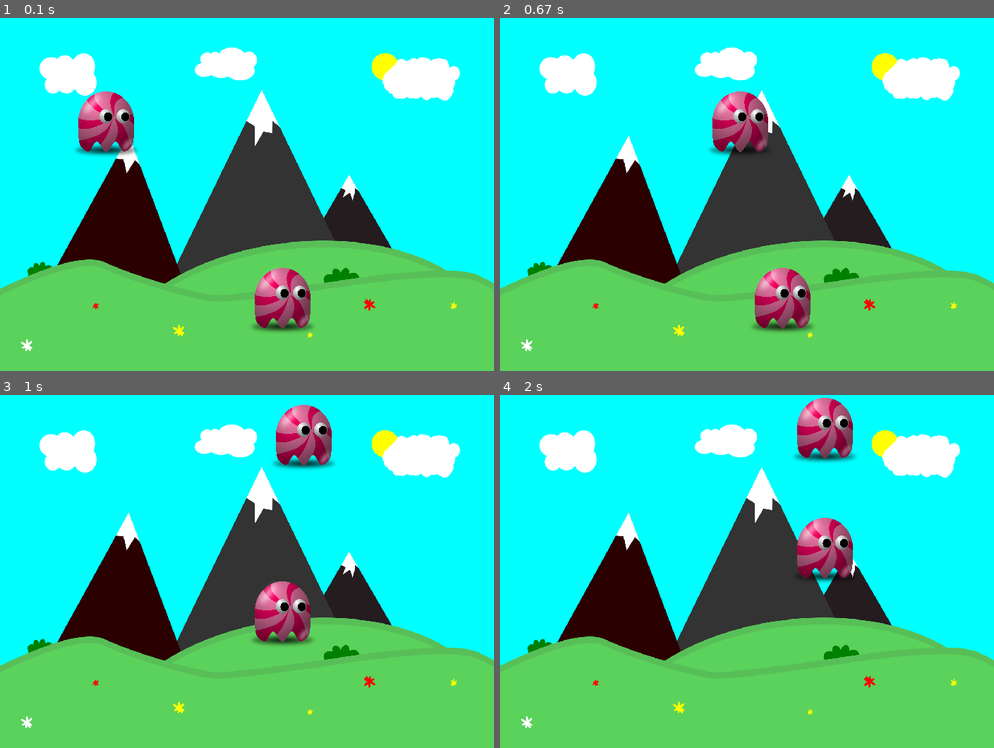
Above: before the commit, frames 1-4 (two rows, left to right).
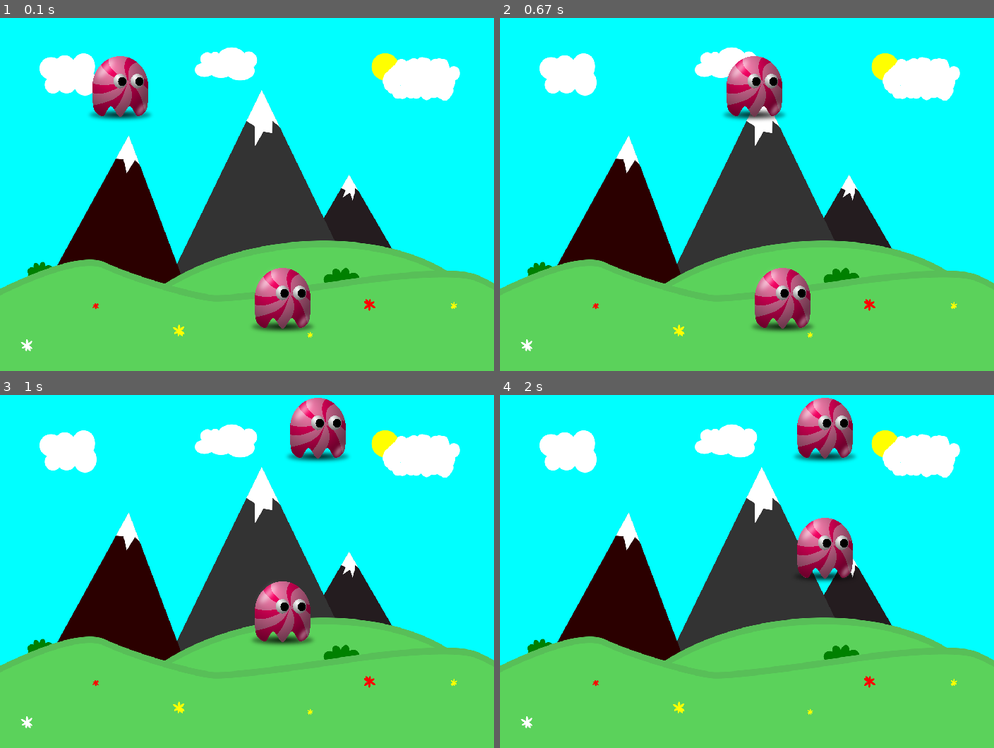
Above: after the commit, the same moments.

Repository: SodrGirl1323/pygame_game
Game: pygame game, started from catch_up.py
Same seed, same stepped clock (60 frames per second), same inputs: the game is played once before the commit and once after it.
Inputs:
- Up to frame 1 (0.1 s): no input
- Up to frame 2 (0.67 s): hold Right from 0.33 s (still down)
- Up to frame 3 (1 s): release Right at 0.8 s; hold Up from 0.83 s (still down); hold W from 0.83 s (still down)
- Up to frame 4 (2 s): release Up at 1.13 s; release W at 1.13 s; hold Right 1.17-1.63 s; hold D 1.17-1.63 s; hold Left from 1.67 s (still down); hold A from 1.67 s (still down)

The runs differ from the first frame. In frame 1, 3.0% of the frame differs, in the area x 15-31%, y 10-39%; in frame 2, 2.9%; in frame 3, 2.3%; in frame 4, nothing differs.

Commit message:
Update catch_up.py
dfsfrhfbkefskfhskdf

Diff:
--- a/catch_up.py
+++ b/catch_up.py
@@ -5,8 +5,8 @@
 game = True
 sprite1 = transform.scale(image.load('sprite2.png'), (100, 100))
 sprite2 =  transform.scale(image.load('sprite2.png'), (100, 100))
-x1 = 100
-y1 = 100
+x1 = 120
+y1 = 50
 x2 = 350
 y2 = 350
 clock = time.Clock()
